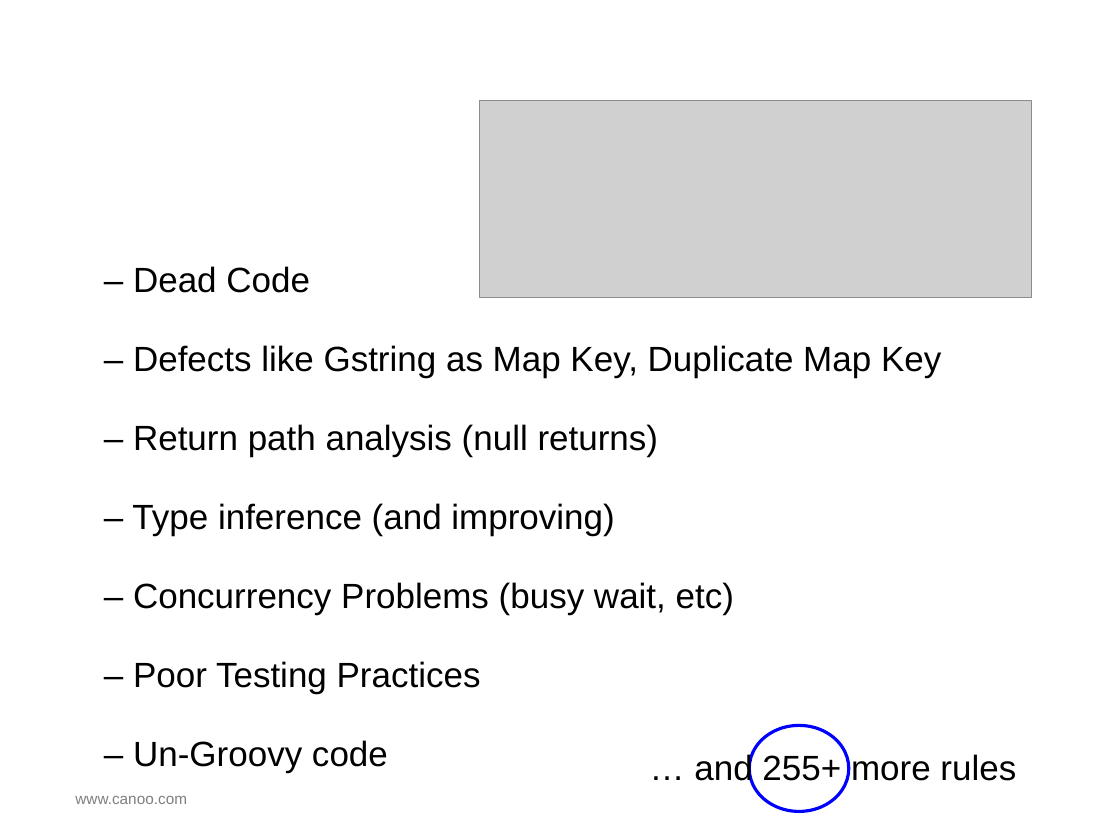
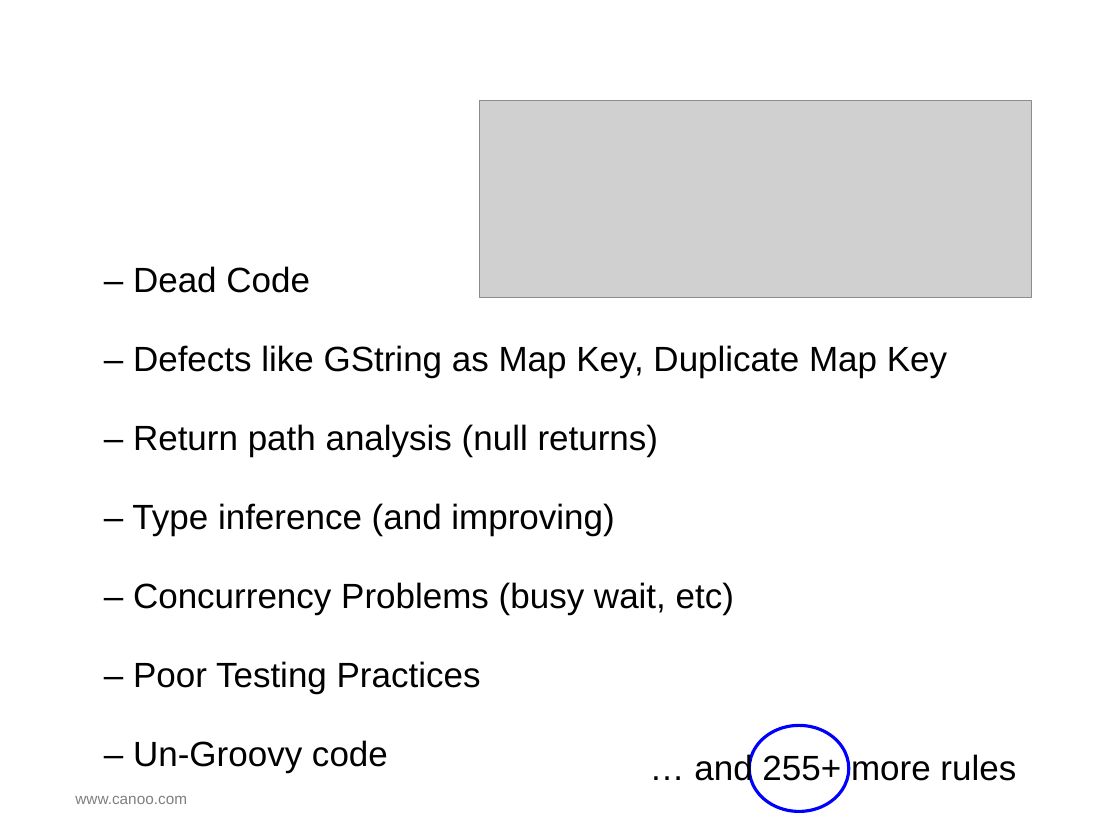
Before and after one commit to HamletDRC/presentations, a slide deck: slide 59 of asttransformations/GroovyAstTransformations_Greach.odp. Drawn at 1120x840 pixels with LibreOffice and Linux fonts; fonts in the diff are those of the drawing; grey boxes stand for pictures; background and template pictures are left out. Boxes give left, top, right and bottom in pixels: in the first picture for what was removed or moved away, otherwise in the second. Text is boxed around its words. In the diff, an @@ line names an element or a change of style, - is before the commit and + after.

```diff
--- a/asttransformations/GroovyAstTransformations_Greach.odp
+++ b/asttransformations/GroovyAstTransformations_Greach.odp
@@ text at (133, 345, 947, 378): text changed @@
-– Defects like Gstring as Map Key, Duplicate Map Key
+– Defects like GString as Map Key, Duplicate Map Key
```
Also in this commit, not shown: 5 other slides changed, 3 other files.
